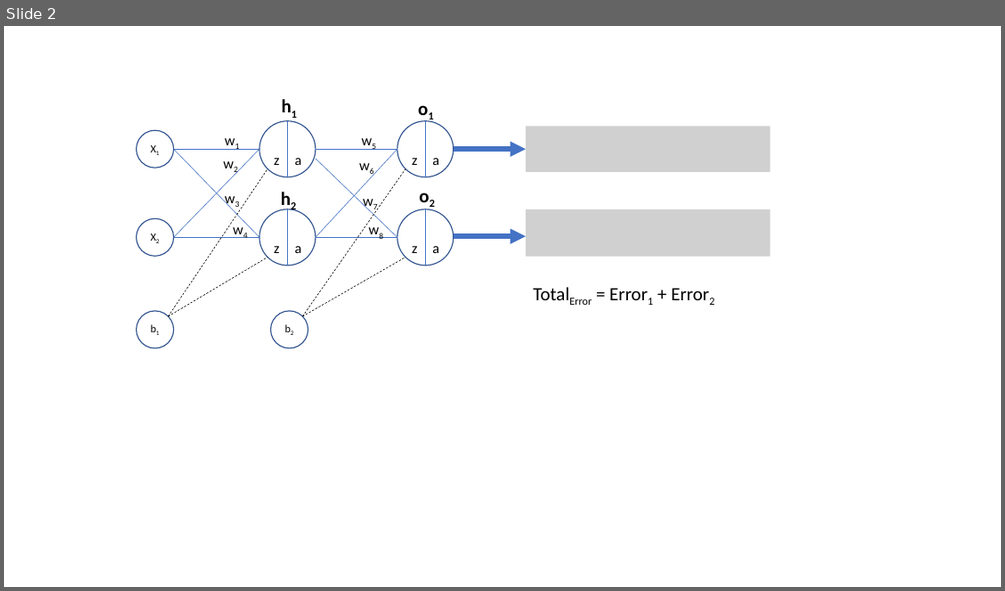
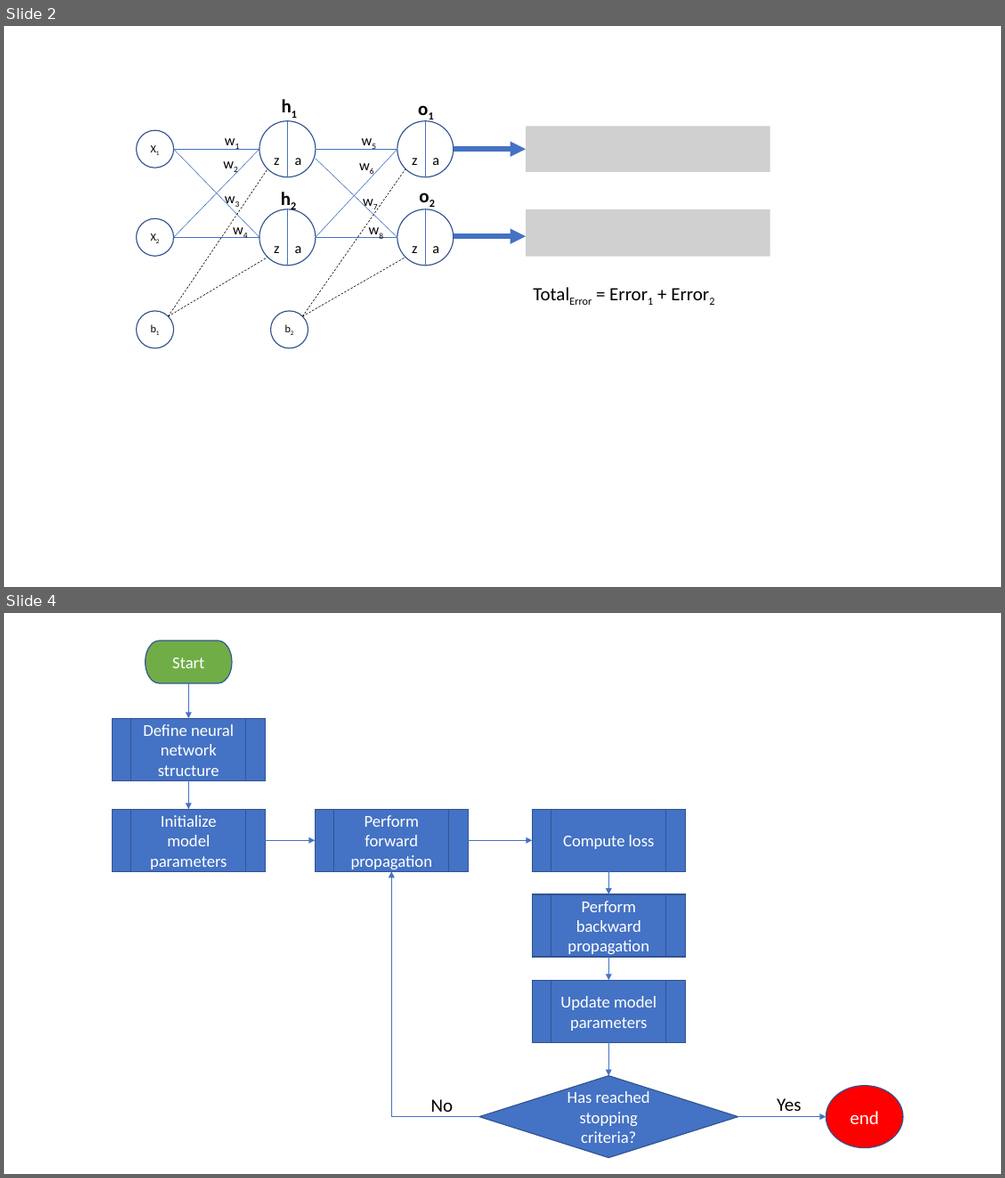
Before and after one commit to jyoun144/deep_learning_tutorial, a slide deck: Diagrams.pptx. Shown one above the other, each under a label of ours: slide 2 before the commit, slides 2 and 4 after it; the slides between them are not shown. The pictures are 1005x591 and 1005x1178 pixels, drawn with LibreOffice and Linux fonts; fonts in the diff are those of the drawing; grey boxes stand for pictures. Boxes give left, top, right and bottom in pixels: in the first picture for what was removed or moved away, otherwise in the second. Text is boxed around its words. In the diff, an @@ line names an element or a change of style, - is before the commit and + after.

Commit message:
Added Simple Neural Network Model

```diff
--- a/Diagrams.pptx
+++ b/Diagrams.pptx
@@ slide 4 added at [4, 613, 1001, 1174], background #FFFFFF @@
@@ pill shape added at [146, 641, 232, 683], fill #70AD47, outline #325491 1 pt, 16 pt, text #FFFFFF @@
+Start
@@ arrow added from (189, 683) to (189, 718), #4472C4 0.5 pt @@
@@ flow chart predefined process added at [112, 718, 265, 780], fill #4472C4, outline #325491 1 pt, 16 pt, text #FFFFFF @@
+Define neural network structure
@@ arrow added from (189, 780) to (189, 809), #4472C4 0.5 pt @@
@@ flow chart predefined process added at [112, 809, 265, 871], fill #4472C4, outline #325491 1 pt, 16 pt, text #FFFFFF @@
+Initialize model parameters
@@ flow chart predefined process added at [316, 809, 469, 871], fill #4472C4, outline #325491 1 pt, 16 pt, text #FFFFFF @@
+Perform forward propagation
@@ flow chart predefined process added at [532, 809, 685, 871], fill #4472C4, outline #325491 1 pt, 16 pt, text #FFFFFF @@
+Compute loss
@@ arrow added from (265, 840) to (316, 840), #4472C4 0.5 pt @@
@@ arrow added from (469, 840) to (532, 840), #4472C4 0.5 pt @@
@@ elbow arrow added from (479, 1116) to (391, 872), #4472C4 0.5 pt @@
@@ arrow added from (609, 872) to (609, 894), #4472C4 0.5 pt @@
@@ flow chart predefined process added at [532, 894, 685, 957], fill #4472C4, outline #325491 1 pt, 16 pt, text #FFFFFF @@
+Perform backward propagation
@@ arrow added from (609, 957) to (609, 981), #4472C4 0.5 pt @@
@@ flow chart predefined process added at [532, 981, 685, 1042], fill #4472C4, outline #325491 1 pt, 16 pt, text #FFFFFF @@
+Update model parameters
@@ arrow added from (609, 1042) to (609, 1076), #4472C4 0.5 pt @@
@@ diamond added at [479, 1076, 738, 1159], fill #4472C4, outline #325491 1 pt, 16 pt, text #FFFFFF @@
+Has reached stopping criteria?
@@ ellipse added at [825, 1086, 903, 1148], fill #FF0000, outline #325491 1 pt, 18 pt, text #FFFFFF @@
+end
@@ text added at [431, 1099, 453, 1117], 18 pt, text #000000 @@
+No
@@ arrow added from (738, 1116) to (825, 1116), #4472C4 0.5 pt @@
@@ text added at [777, 1098, 801, 1117], 18 pt, text #000000 @@
+Yes
```
Also in this commit, not shown: 1 other slide added, 6 other files.
